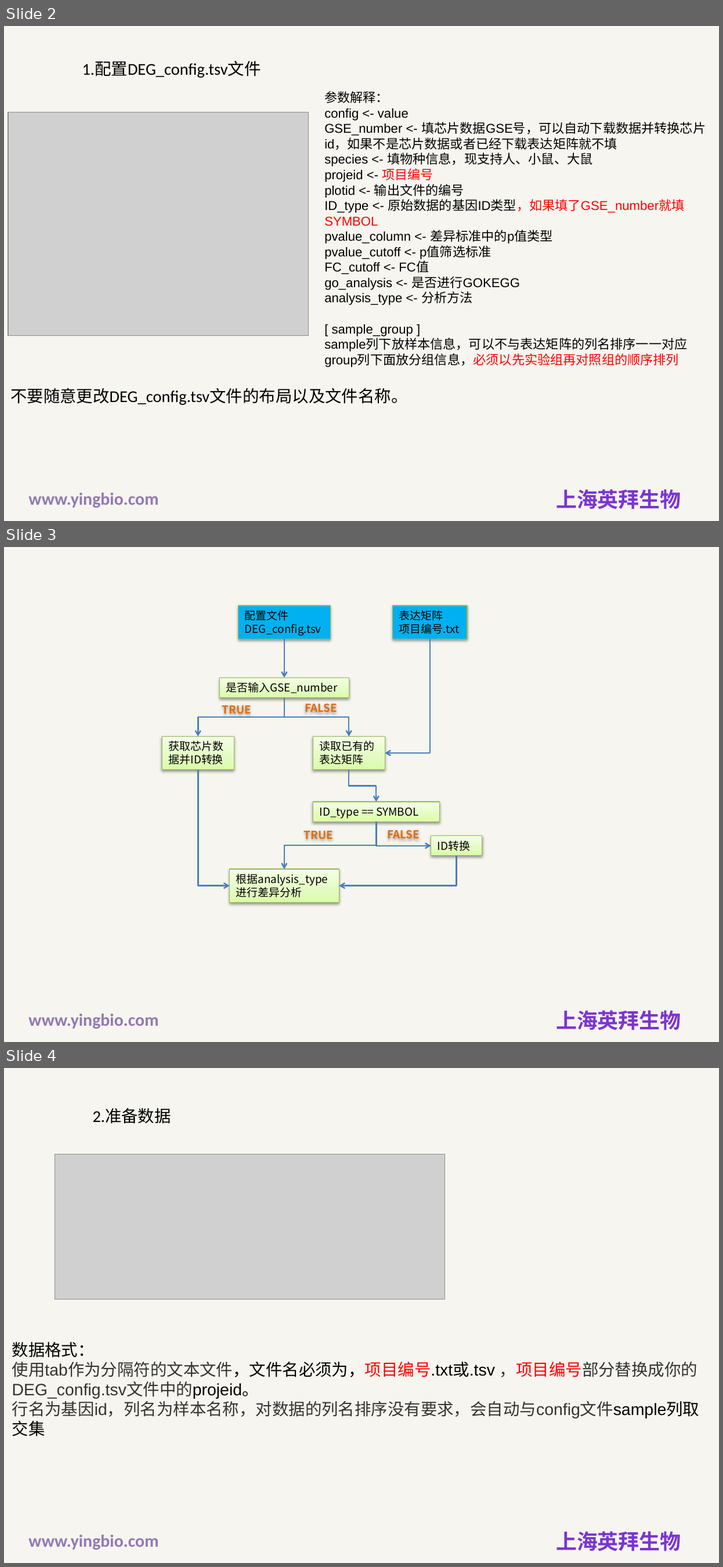
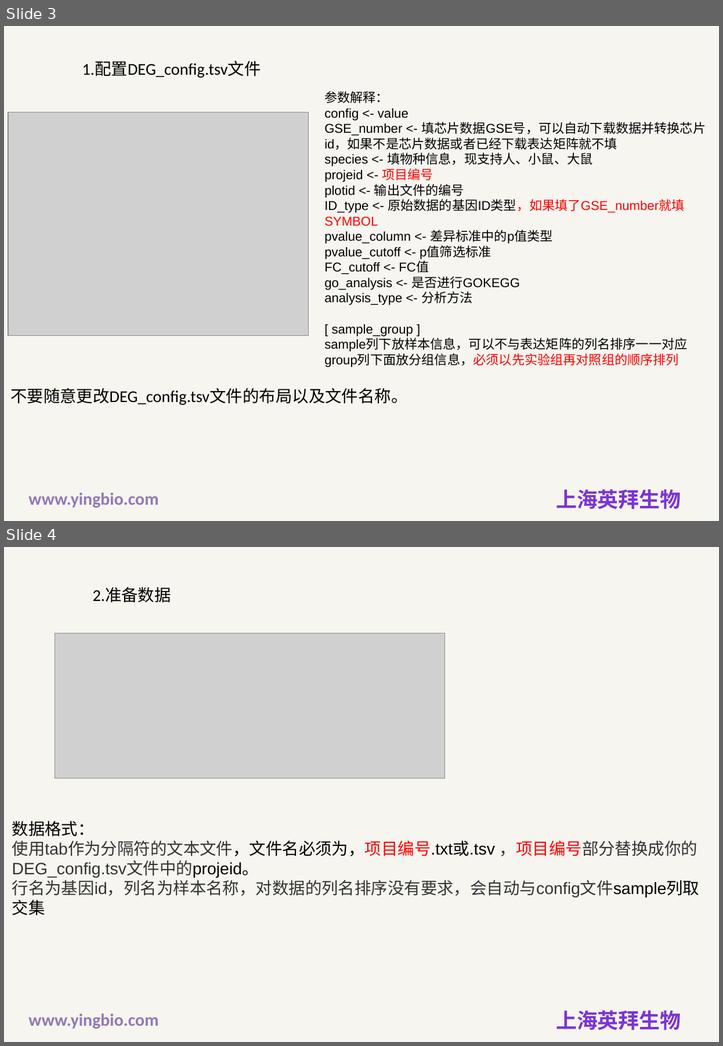
Before and after one commit to HaiRuosfather/RNA_Diff_analysis, a slide deck: RNA-Seq差异分析脚本说明.pptx. Shown one above the other, each under a label of ours: slides 2, 3 and 4 before the commit, slides 3 and 4 after it. The pictures are 723x1567 and 723x1046 pixels, drawn with LibreOffice and Linux fonts; fonts in the diff are those of the drawing; grey boxes stand for pictures; background and template pictures are left out. Boxes give left, top, right and bottom in pixels: in the first picture for what was removed or moved away, otherwise in the second. Text is boxed around its words. In the diff, an @@ line names an element or a change of style, - is before the commit and + after.

```diff
--- a/RNA-Seq差异分析脚本说明.pptx
+++ b/RNA-Seq差异分析脚本说明.pptx
@@ slide 3 removed at [4,547,719,1042], background #EEECE1 at 50% opacity; not listed: 2 template elements that a slide beside it also shows @@
@@ rectangle removed at [238,606,331,639] @@
-配置文件
-DEG_config.tsv
@@ rectangle removed at [393,606,467,639] @@
-表达矩阵
-项目编号.txt
@@ arrow removed from (284, 639) to (284, 677) @@
@@ elbow arrow removed from (430, 639) to (384, 753) @@
@@ rectangle removed at [220,677,349,697] @@
-是否输入GSE_number
@@ elbow arrow removed from (284, 697) to (198, 736) @@
@@ elbow arrow removed from (284, 697) to (349, 736) @@
@@ text removed at [222,705,252,714] @@
-TRUE
@@ text removed at [304,704,337,712] @@
-FALSE
@@ rectangle removed at [162,736,234,769] @@
-获取芯片数据并ID转换
@@ rectangle removed at [313,736,384,769] @@
-读取已有的表达矩阵
@@ elbow arrow removed from (198, 769) to (230, 886) @@
@@ elbow arrow removed from (349, 769) to (376, 802) @@
@@ rectangle removed at [313,802,440,821] @@
-ID_type == SYMBOL
@@ elbow arrow removed from (376, 821) to (284, 869) @@
@@ elbow arrow removed from (376, 821) to (431, 846) @@
@@ text removed at [303,831,333,839] @@
-TRUE
@@ text removed at [387,830,419,839] @@
-FALSE
@@ rectangle removed at [431,835,482,855] @@
-ID转换
@@ elbow arrow removed from (456, 856) to (339, 886) @@
@@ rectangle removed at [230,869,339,902] @@
-根据analysis_type
-进行差异分析
@@ what was slide 2 is now slide 3 @@
```
Also in this commit, not shown: 1 slide added.
